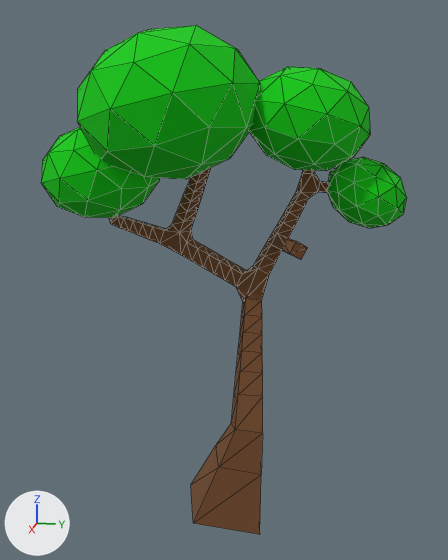
The glTF model assets/3D/environtment/tree/tree.glb as it was, and as the next commit left it.
Both versions are drawn from a 50 mm camera at (1.999, 0.401, 1.373) aimed at (-0.244, -0.048, 0.812). The lights are fixed; the arrows at lower left show +X, +Y and +Z. The picture after the commit comes second. Mesh edges are drawn as thin lines. Where no turn or scale is listed for an object, it has been applied to the vertices. Vertices at exactly the same position are counted once.
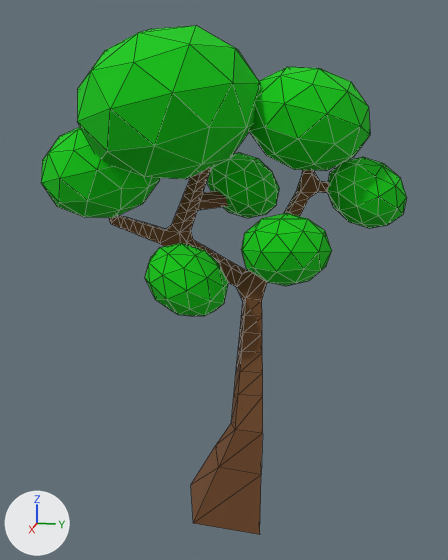
Edits to the bpy script that builds the scene:
```text
Change me_cube:
    used by ob_body; location = (0.0, 0.0, 0.0)
    remove me_cube.from_pydata(...)  # 280 vertices, 556 faces; spans x -0.389..0.149, y -0.522..0.467, z -0.03..1.453
    add me_cube.from_pydata(...)  # 288 vertices, 572 faces; spans x -0.469..0.149, y -0.522..0.467, z -0.03..1.453
    me_cube part 1
    2 faces are deleted
    4 vertices are added at (0.029, -0.123, 0.882), (0.024, -0.146, 0.83), (0.019, -0.168, 0.903), (0.015, -0.191, 0.85)
    10 new faces join them
    me_cube part 2
    2 faces are deleted
    4 vertices are added at (-0.469, -0.07, 1.097), (-0.443, -0.035, 1.073), (-0.431, -0.02, 1.111), (-0.455, -0.054, 1.134)
    10 new faces join them
Add me_icosphere_007:
    me_icosphere_007.from_pydata(...)  # 42 vertices, 80 faces; spans x -0.151..0.151, y -0.155..0.155, z -0.122..0.122
    me_icosphere_007.materials.append(mat_daun)  # green #00cb04
Add ob_icosphere_006:
    ob_icosphere_006 = bpy.data.objects.new('Icosphere.006', me_icosphere_007)
    ob_icosphere_006.location = (-0.067, 0.2, 0.971)
Add ob_icosphere_005:
    ob_icosphere_005 = bpy.data.objects.new('Icosphere.005', me_icosphere_003.copy())  # the mesh of ob_icosphere_002
    ob_icosphere_005.location = (-0.061, -0.144, 0.851)
Add ob_icosphere_004:
    ob_icosphere_004 = bpy.data.objects.new('Icosphere.004', me_icosphere_003.copy())  # the mesh of ob_icosphere_002
    ob_icosphere_004.location = (-0.497, -0.019, 1.144)
```

Changed parts and their boxes [x1, y1, x2, y2] in the pictures (448 x 560 px):
'Icosphere.006', added (green)
    after: [241, 213, 332, 286]
'Icosphere.005', added (green)
    after: [145, 243, 229, 316]
'Icosphere.004', added (green)
    after: [207, 153, 279, 218]
part 1 of me_cube, built on
    before: [203, 255, 220, 274]
part 2 of me_cube, built on (brown)
    after: [198, 191, 228, 210]
